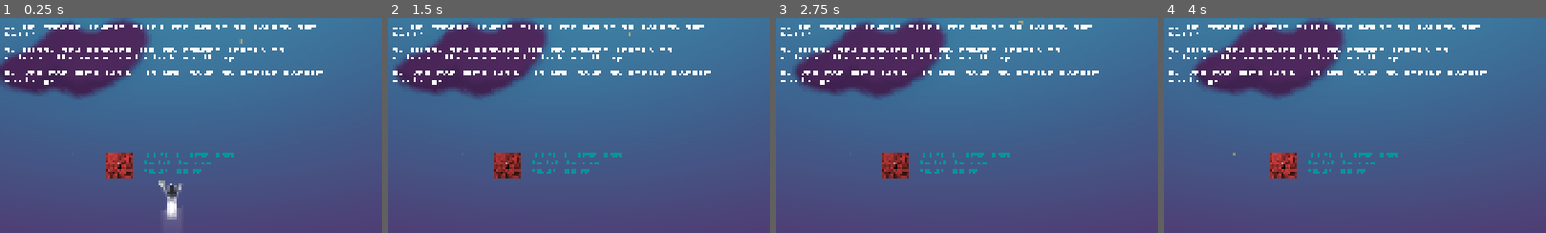
Above: before the commit, frames 1-4 (left to right).
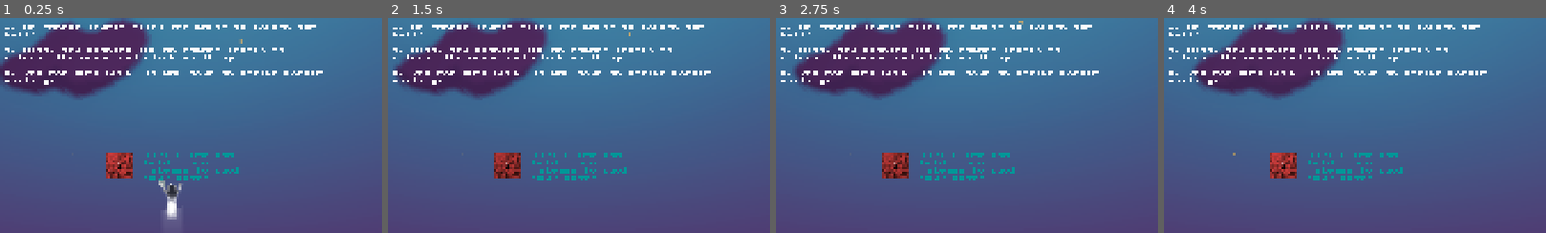
Above: after the commit, the same moments.

Repository: lostpoet999/escape_to_marty
Game: Godot game, scene res://scenes_and_scripts/levels/floor_2_the_arena/start_2.tscn
Same seed, same stepped clock (60 frames per second), same inputs: the game is played once before the commit and once after it. This scene is started directly instead of the project's main scene. Sound files missing from this copy of the repository are replaced by a short silence.
Inputs (mouse positions are % of the whole screen's width and height, from its top left):
- Up to frame 1 (0.25 s): no input
- Up to frame 2 (1.5 s): click (2, 47) at 0.52 s; click (2, 56) at 1.27 s
- Up to frame 3 (2.75 s): click (2, 47) at 2.02 s
- Up to frame 4 (4 s): click (2, 56) at 2.77 s; click (2, 47) at 3.52 s
The pictures show only the part of the screen within x 34-84%, y 34-84%; the shares and areas given below are measured in that part.

The runs differ from the first frame. In frame 1, 0.5% of the frame differs, in the area x 37-63%, y 66-76%; in frame 2, 0.5%; in frame 3, 0.5%; in frame 4, 0.5%.
Error in both runs: Invalid access to property or key of type 'String' on a base object of type 'Dictionary'. (res://scenes_and_scripts/singletons/game_manager.gd:129)

Commit message:
improved the practice bricks on the starter rooms.

Diff:
--- a/scenes_and_scripts/actors/player/mouse_gestures.gd
+++ b/scenes_and_scripts/actors/player/mouse_gestures.gd
@@ -260,8 +260,10 @@
 func _gestures_active() -> bool:
 	if GameManager.current_state == GameManager.GameState.CLICK_MODE:
 		return true
-	return GameManager.current_state == GameManager.GameState.SPECIAL_ROOM \
-			and get_tree().get_first_node_in_group(&"practice_seal") != null
+	if GameManager.current_state != GameManager.GameState.LEVEL_CLEARED \
+			and GameManager.current_state != GameManager.GameState.SPECIAL_ROOM:
+		return false
+	return get_tree().get_first_node_in_group(&"practice_seal") != null
 
 func is_gesture_target(target: Variant) -> bool:
 	var seal: BaseSeal = target as BaseSeal
--- a/scenes_and_scripts/bricks/practice_seal.gd
+++ b/scenes_and_scripts/bricks/practice_seal.gd
@@ -20,6 +20,13 @@
 
 func _grant_score(_stage: GameManager.PhaseType) -> void:
 	pass
+
+func resolve_bargain(bid: float) -> BargainOutcome:
+	var sweet: Vector2 = bargain_sweet_range()
+	var outcome: BargainOutcome = super(bid)
+	if outcome == BargainOutcome.DEAL and bid >= sweet.x and bid <= sweet.y:
+		PlayerData.play_gold_pickup_sfx()
+	return outcome
 
 func _practice_poof() -> void:
 	dying = true
--- a/scenes_and_scripts/levels/floor_2_the_arena/start_2.tscn
+++ b/scenes_and_scripts/levels/floor_2_the_arena/start_2.tscn
@@ -48,6 +48,6 @@
 offset_top = 704.0
 offset_right = 1280.0
 offset_bottom = 763.0
-text = "TIP: Click and hold to cool your anger."
+text = "TIP: Click and hold, then release to cool your anger."
 label_settings = SubResource("LabelSettings_cefam")
 autowrap_mode = 3
